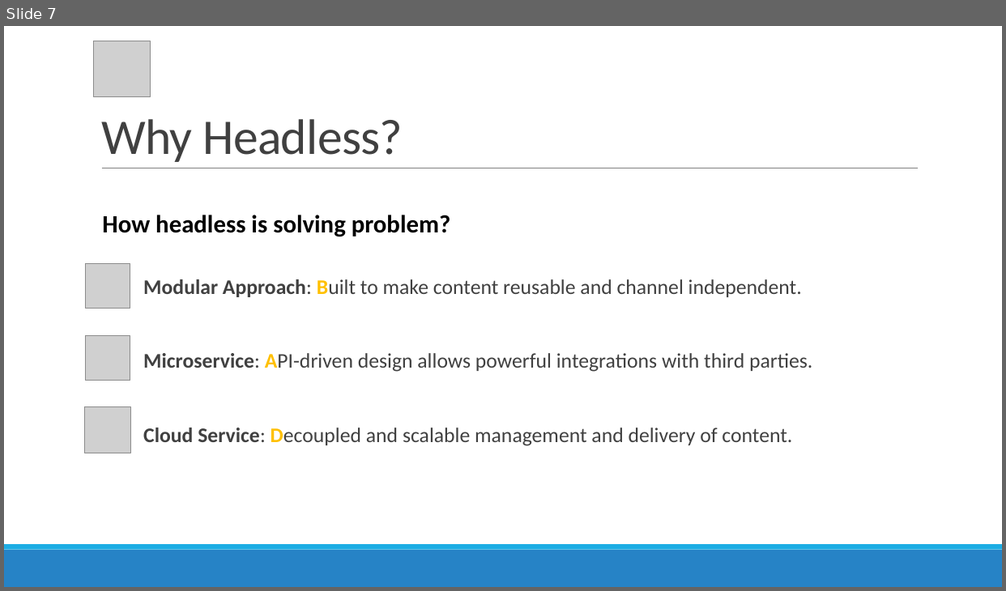
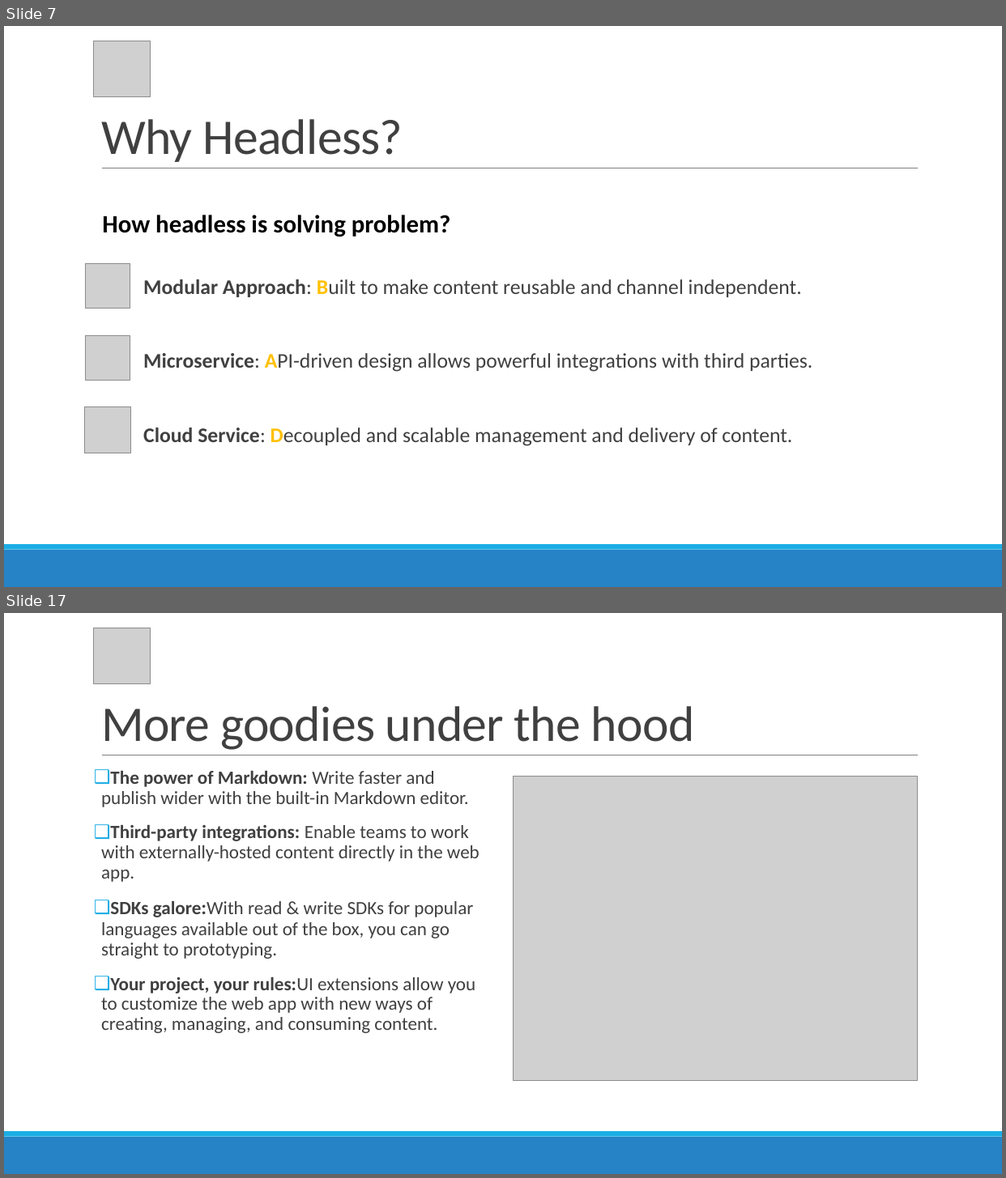
Before and after one commit to r4yadav/contentful-altudo, a slide deck: Contentful-queries.pptx. Shown one above the other, each under a label of ours: slide 7 before the commit, slides 7 and 17 after it; the slides between them are not shown. The pictures are 1006x591 and 1006x1178 pixels, drawn with LibreOffice and Linux fonts; fonts in the diff are those of the drawing; grey boxes stand for pictures. Boxes give left, top, right and bottom in pixels: in the first picture for what was removed or moved away, otherwise in the second. Text is boxed around its words. In the diff, an @@ line names an element or a change of style, - is before the commit and + after.

```diff
--- a/Contentful-queries.pptx
+++ b/Contentful-queries.pptx
@@ slide 17 added at (4, 613, 1002, 1174), background #FFFFFF; not listed: 3 template elements that a slide beside it also shows @@
@@ picture added at (94, 628, 150, 683) @@
@@ title added at (101, 706, 695, 750), 48 pt, text #404040 @@
+More goodies under the hood
@@ text added at (101, 771, 479, 1033), 18 pt, text #404040 @@
+❑ The power of Markdown: Write faster and publish wider with the built-in Markdown editor.
+❑ Third-party integrations: Enable teams to work with externally-hosted content directly in the web app.
+❑ SDKs galore:With read & write SDKs for popular languages available out of the box, you can go straight to prototyping.
+❑ Your project, your rules:UI extensions allow you to customize the web app with new ways of creating, managing, and consuming content.
@@ picture added at (513, 776, 918, 1081) @@
```
Also in this commit, not shown: 4 slides changed, 9 other slides added, 5 other files.
